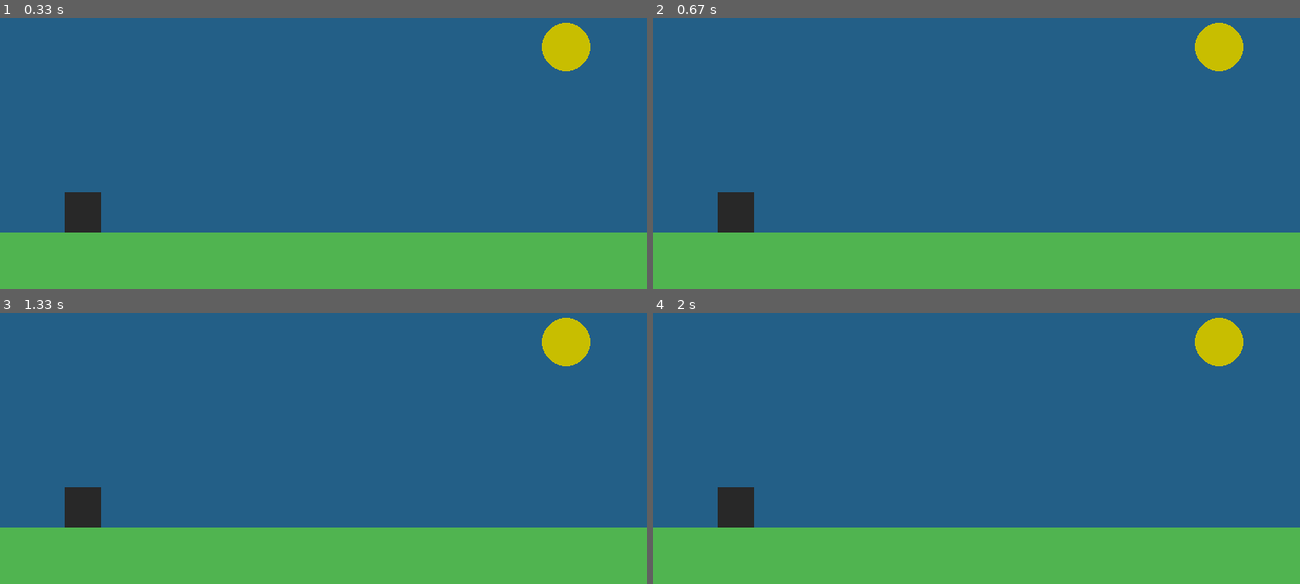
Above: before the commit, frames 1-4 (two rows, left to right).
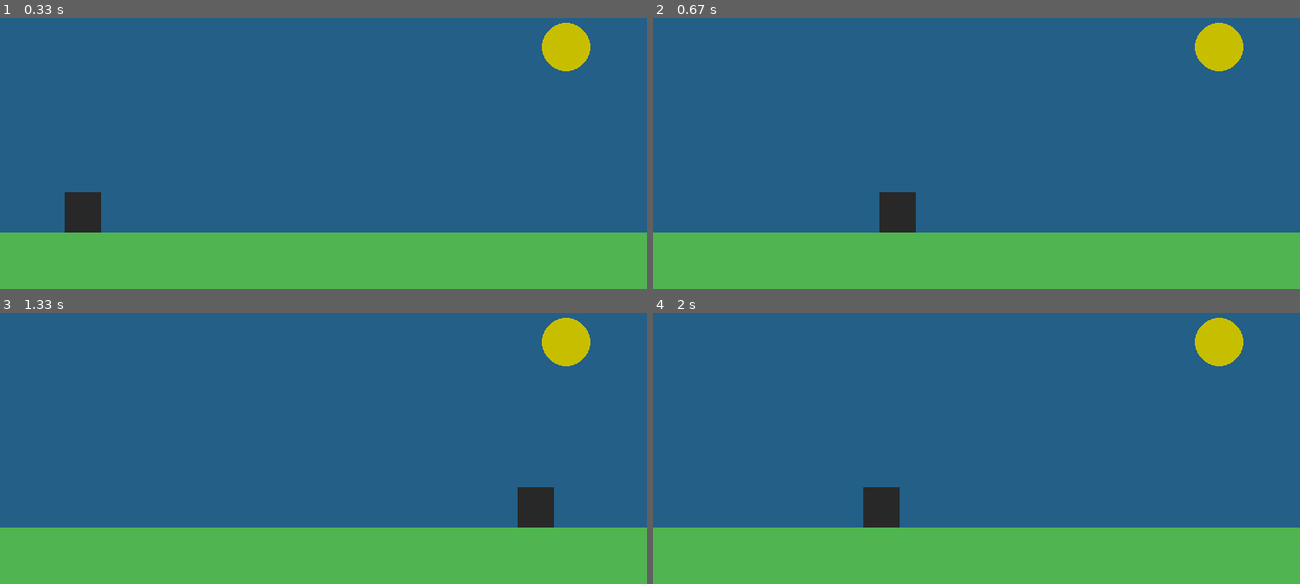
Above: after the commit, the same moments.

Repository: programerela/pygame_course
Game: pygame game, started from main.py
The game is run twice, just before and just after one commit, with the same random seed, the same clock (stepped at 60 frames per second) and the same inputs.
Inputs:
- Up to frame 1 (0.33 s): no input
- Up to frame 2 (0.67 s): hold Right from 0.33 s (still down)
- Up to frame 3 (1.33 s): release Right at 0.8 s; hold Right 0.83-1.3 s
- Up to frame 4 (2 s): hold Left 1.33-1.87 s; hold Left from 1.9 s (still down)

Frame 1 is identical in both runs. In frame 2, 1.7% of the frame differs, in the area x 10-41%, y 64-80%; in frame 3, 1.7%; in frame 4, 1.7%.

Commit message:
pomeranje levo desno

Diff:
--- a/main.py
+++ b/main.py
@@ -10,6 +10,7 @@
 
 GROUND_Y = 330
 dino = pygame.Rect(80, GROUND_Y-50, 45, 50)
+DINO_Speed = 10
 
 clock = pygame.time.Clock()
 
@@ -27,4 +28,15 @@
 
         pygame.display.flip()
         clock.tick(60) #60FPS
+
+        keys = pygame.key.get_pressed()
+        if keys[pygame.K_LEFT]:
+                dino.x -= DINO_Speed
+        if keys[pygame.K_RIGHT]:
+                dino.x += DINO_Speed
+
+        if dino.left < 0:
+                dino.left = 0
+        if dino.right > WIDTH:
+                dino.right = WIDTH
 pygame.quit()
